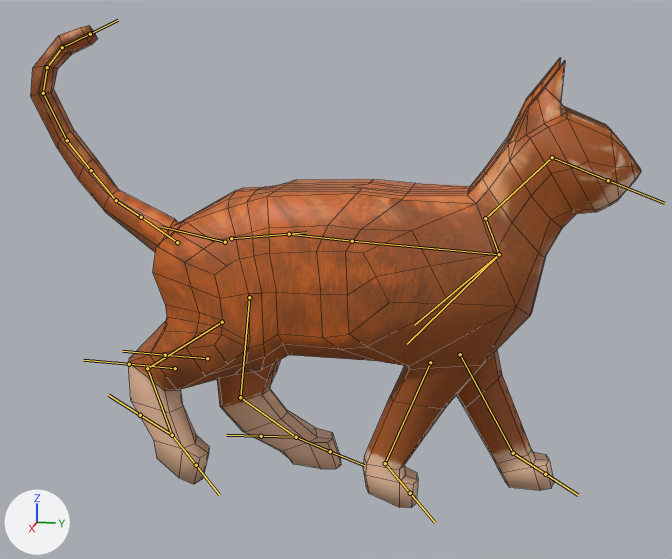
A saved change to the FBX model CatOnALedge2/Assets/Art/Cat_Animated.fbx.
Both versions are drawn from a 50 mm lens placed at (7.11, 1.11, 3.5), pointed at (-0.06, -0.33, 1.71). The lights are fixed; the arrows at lower left show +X, +Y and +Z. Both versions are drawn at frame 13 of the action 'Armature|Walk'; the numbers are the values there. The bones that bend it are drawn over the model as lines. Mesh edges are drawn as thin lines.

Names of what the first picture shows: 'CatMesh'.
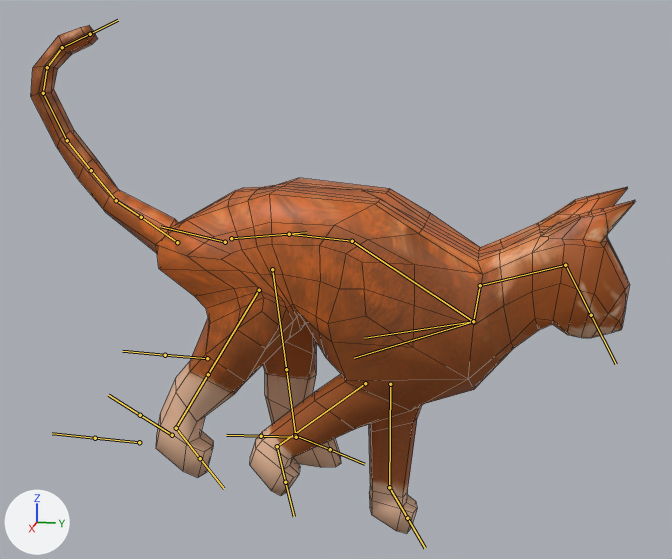
Where the change shows, as pixel boxes [x1, y1, x2, y2] in the pictures (672 x 559 px):
'CatMesh', posed: before [31, 26, 641, 508]; after [31, 26, 635, 534]
bone 'spine1.001', root to tip: before (352, 241) to (499, 254); after (352, 241) to (473, 321)
bone 'spine1.004', root to tip: before (552, 157) to (608, 180); after (565, 265) to (591, 315)
bone 'Thigh.L', root to tip: before (249, 297) to (240, 397); after (272, 269) to (286, 369)
bone 'ankle.L', root to tip: before (240, 397) to (296, 437); after (286, 369) to (295, 435)
bone 'foot.L.001', root to tip: before (296, 437) to (330, 451); after (295, 435) to (330, 449)
bone 'Thigh.R', root to tip: before (222, 322) to (147, 368); after (259, 290) to (208, 374)
bone 'ankle.R', root to tip: before (147, 368) to (172, 435); after (208, 374) to (176, 428)
bone 'foot.R.001', root to tip: before (172, 435) to (196, 465); after (176, 428) to (200, 458)

The change in detail:
Bone 'spine1.001' (bone_spine1_001) turns from (0, 0, 0) to (29, 0, 0) degrees about its own x, y and z.
Bone 'spine1.004' (bone_spine1_004) turns from (0, 0, 0) to (11, 0, 0) degrees about its own x, y and z.
Bone 'Thigh.L' (bone_thigh_l) moves from (0.0, 0.0, 0.0) to (-0.04, -0.32, -0.1).
Bone 'Thigh.L' (bone_thigh_l) turns from (-18, 1, 2) to (-30, -2, -4) degrees about its own x, y and z.
Bone 'ankle.L' (bone_ankle_l) turns from (-18, -1, -4) to (40, -3, 7) degrees about its own x, y and z.
Bone 'foot.L.001' (bone_foot_l_001) turns from (39, -2, 5) to (-6, 4, -2) degrees about its own x, y and z.
Bone 'Thigh.R' (bone_thigh_r) moves from (0.0, 0.0, 0.0) to (0.05, -0.36, -0.19).
Bone 'Thigh.R' (bone_thigh_r) turns from (33, 4, -4) to (10, -5, 2) degrees about its own x, y and z.
Bone 'ankle.R' (bone_ankle_r) turns from (-35, 2, 7) to (40, 3, -7) degrees about its own x, y and z.
Bone 'foot.R.001' (bone_foot_r_001) turns from (37, 3, -2) to (-14, 2, 10) degrees about its own x, y and z.
